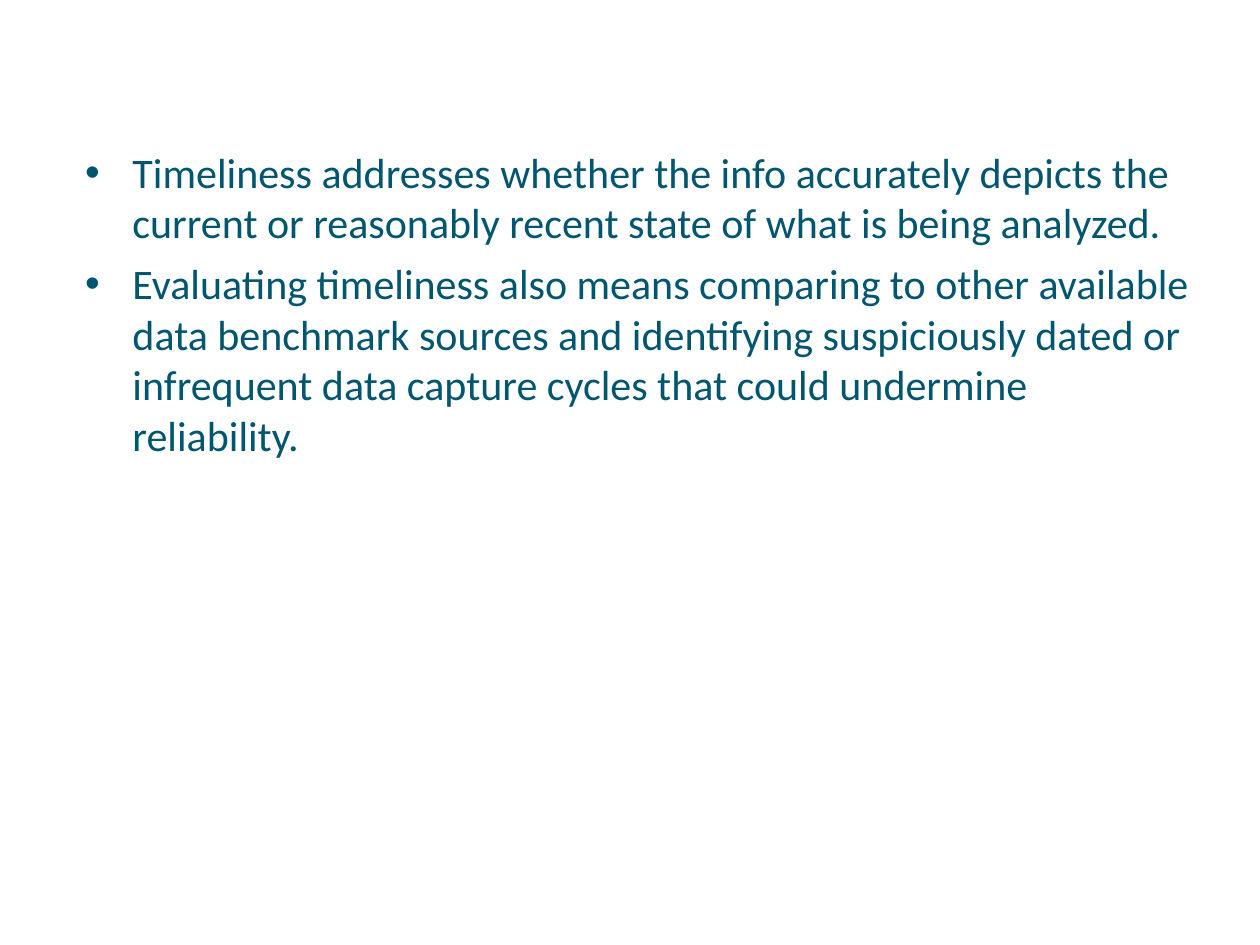
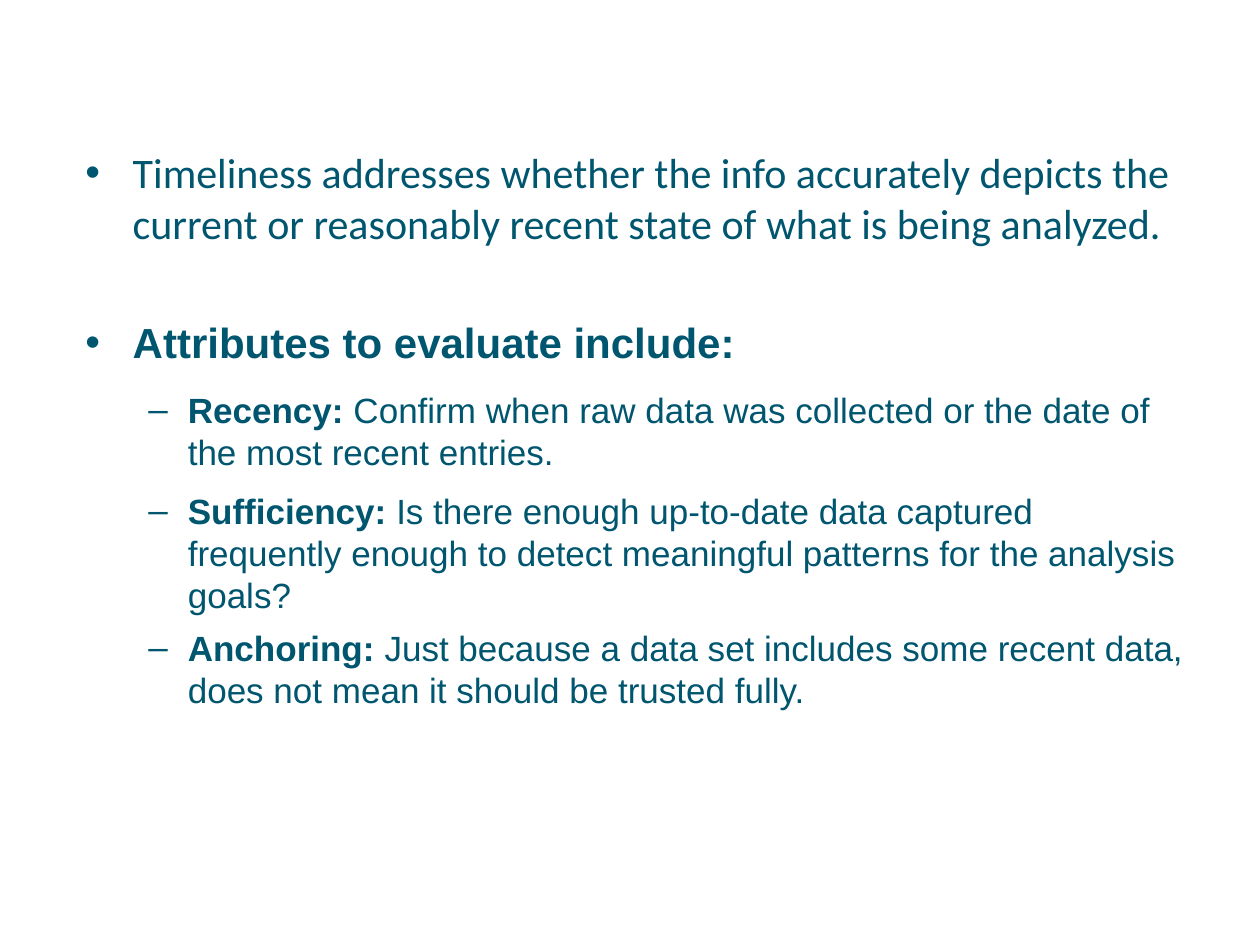
Before and after one commit to a099954/ABC-Program, a slide deck: slide 11 of Data Literacy/Day 2 Questioning Data /02-Questioning Data - Final.pptx (slide 12 before the commit). Drawn at 1260x945 pixels with LibreOffice and Linux fonts; fonts in the diff are those of the drawing; background and template pictures are left out. Boxes give left, top, right and bottom in pixels: in the first picture for what was removed or moved away, otherwise in the second. Text is boxed around its words. In the diff, an @@ line names an element or a change of style, - is before the commit and + after.

```diff
--- a/Data Literacy/Day 2 Questioning Data /02-Questioning Data - Final.pptx
+++ b/Data Literacy/Day 2 Questioning Data /02-Questioning Data - Final.pptx
@@ title "Questioning the Data: Timeliness" rewrapped from bbox=[132, 158, 711, 351] to bbox=[645, 158, 713, 424] @@
@@ text at bbox=[133, 327, 1183, 710]: text changed; size 24 to 20 pt; font Calibri to Arial @@
-• Evaluating timeliness also means comparing to other available data benchmark sources and identifying suspiciously dated or infrequent data capture cycles that could undermine reliability.
+• Attributes to evaluate include:
+  – Recency: Confirm when raw data was collected or the date of the most recent entries.
+  – Sufficiency: Is there enough up-to-date data captured frequently enough to detect meaningful patterns for the analysis goals?
+  – Anchoring: Just because a data set includes some recent data, does not mean it should be trusted fully.
```
Also in this commit, not shown: 22 other slides changed, 8 slides added, 6 slides removed, 6 other files.
